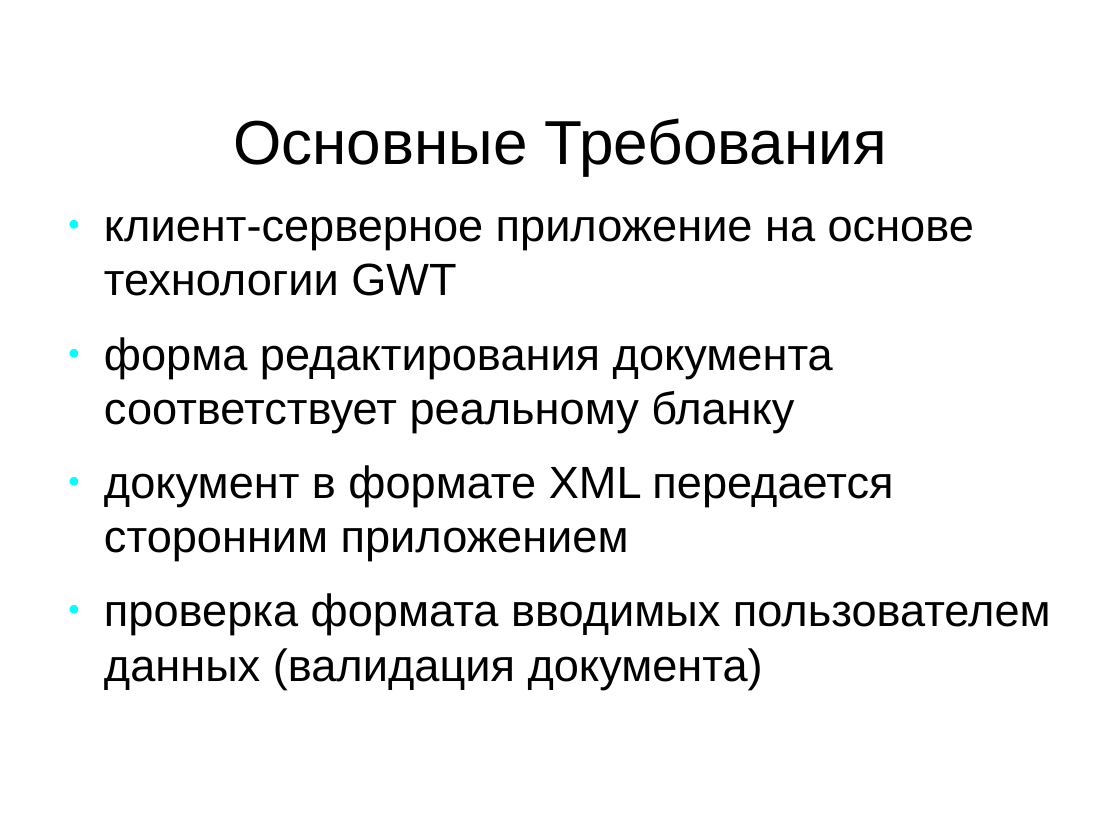
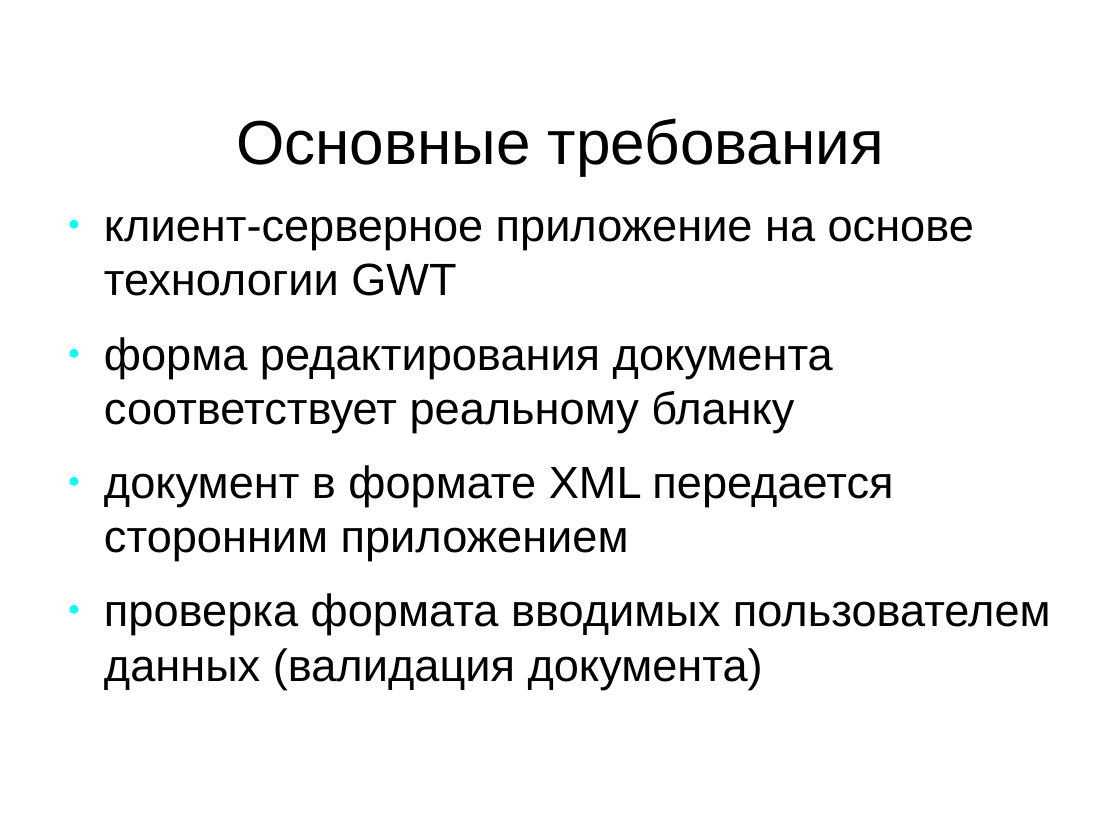
Before and after one commit to aeremenok/a-team-777, a slide deck: slide 4 of diploma/eav/diploma/demo.odp. Drawn at 1120x840 pixels with LibreOffice and Linux fonts; fonts in the diff are those of the drawing. Boxes give left, top, right and bottom in pixels: in the first picture for what was removed or moved away, otherwise in the second. Text is boxed around its words. In the diff, an @@ line names an element or a change of style, - is before the commit and + after.

```diff
--- a/diploma/eav/diploma/demo.odp
+++ b/diploma/eav/diploma/demo.odp
@@ title at [236, 118, 884, 175]: text changed @@
-Основные Требования
+Основные требования
```
Also in this commit, not shown: 5 other slides changed.
